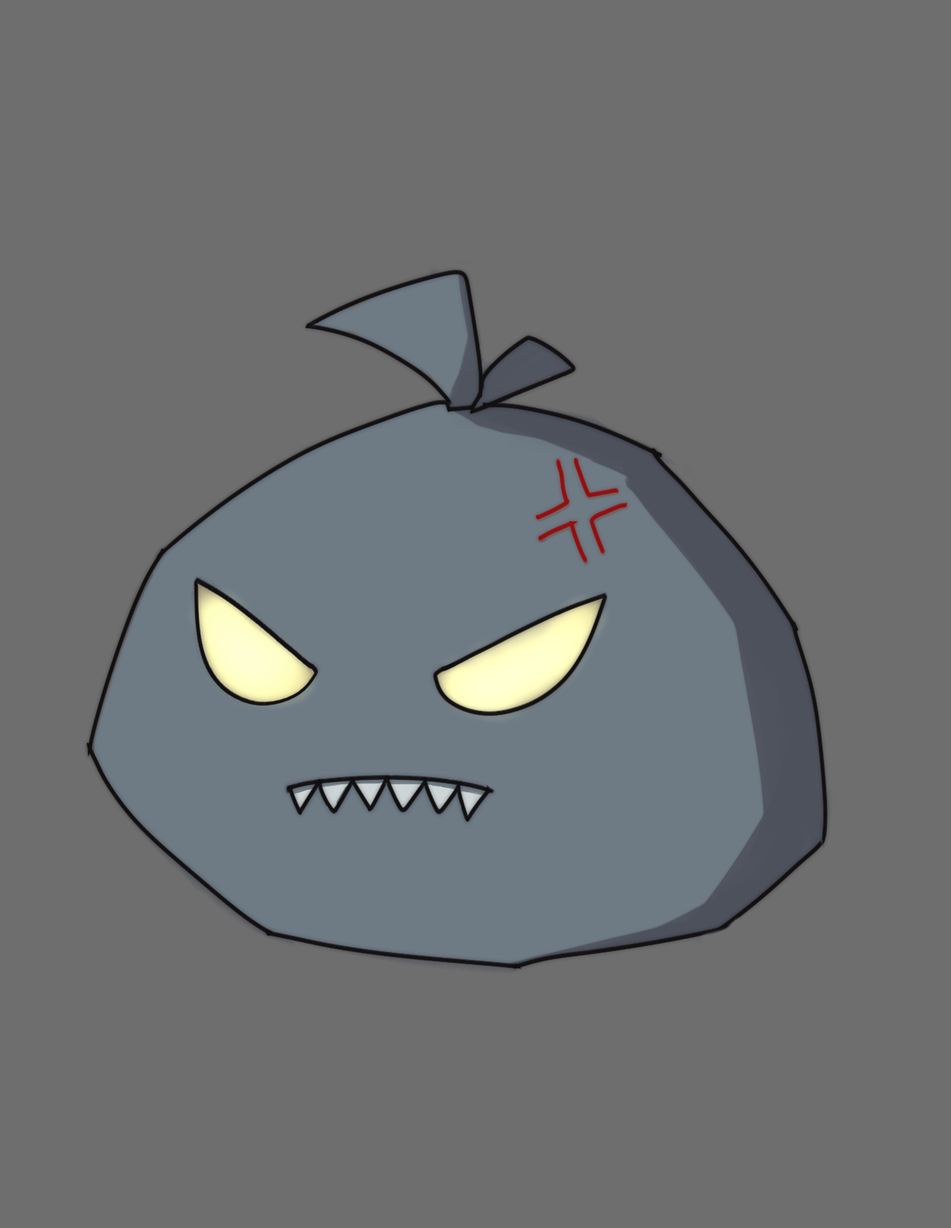
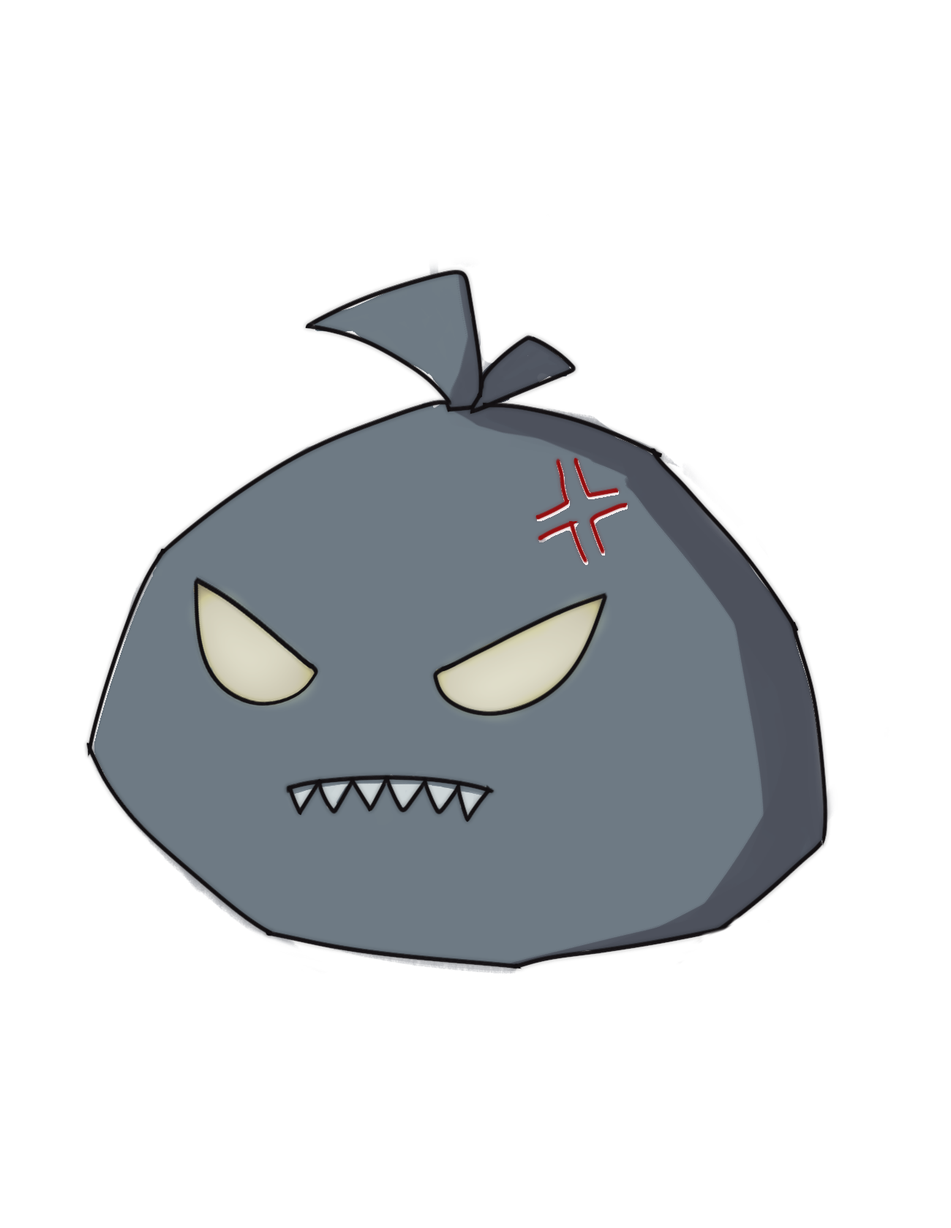
Revision of a layered 951 × 1228 image; what changed, layer by layer:
painted on "Layer 3" over box(90, 214, 890, 975)
removed layer "Layer 5" (was addition, 33%) over box(198, 593, 598, 713)
removed layer "Layer 4" over box(198, 593, 598, 713)
removed layer "Layer 2" over box(90, 214, 890, 975)
removed layer "Layer 1" over box(0, 0, 951, 1228)
